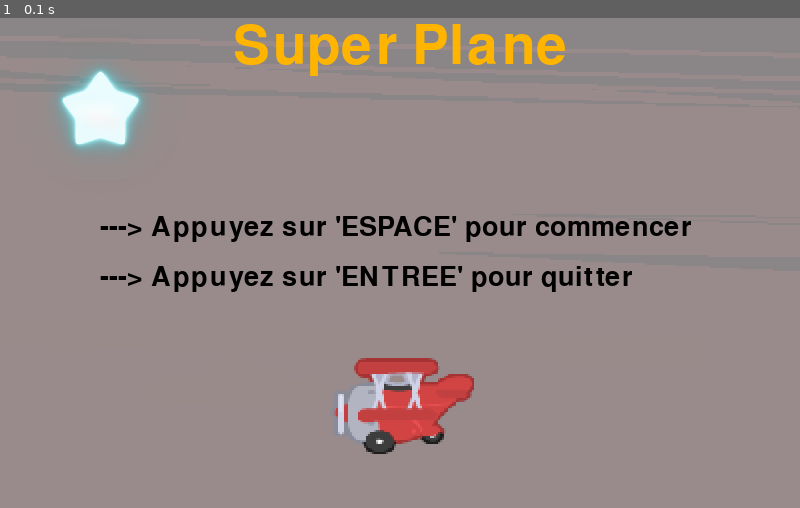
Above: before the commit, frame 1.
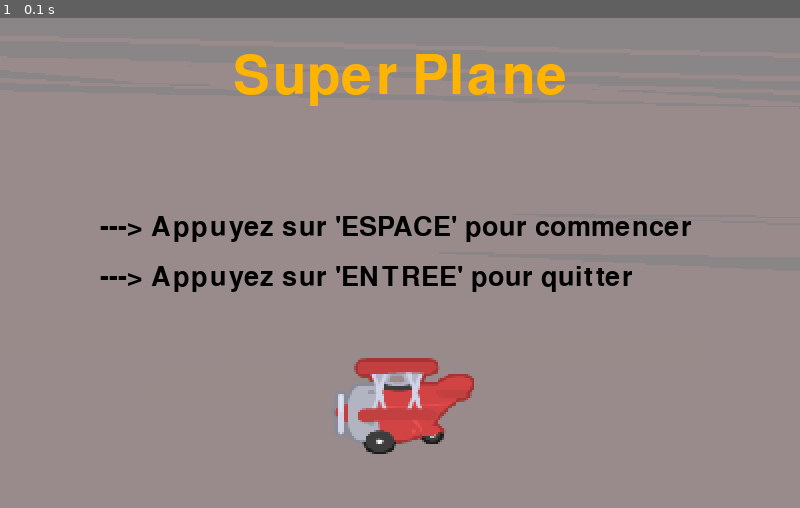
Above: after the commit, the same moment.

Repository: Ghali-Boukili/Avion-pygame
Game: pygame game, started from Ghali.jeu.py.py
Same seed, same stepped clock (60 frames per second), same inputs: the game is played once before the commit and once after it.
Inputs:
- Up to frame 1 (0.1 s): no input

The runs differ from the first frame. In frame 1, 3.9% of the frame differs, in the area x 7-71%, y 1-27%.

Commit message:
Ghali.jeu.py.py

Diff:
--- a/Ghali.jeu.py.py
+++ b/Ghali.jeu.py.py
@@ -27,6 +27,10 @@
 FondGris = pygame.transform.scale(FondGris, (800, 500))
 FondStar = pygame.image.load("star.png")
 FondStar = pygame.transform.scale(FondStar, (200, 200))
+FondEgout = pygame.image.load("fond_0.png")
+FondEgout = pygame.transform.scale(FondEgout, (800, 500))
+
+
 
 
 fontDebut1 = pygame.font.SysFont("Knewave", 40)
@@ -38,7 +42,7 @@
 
 fontDebut3 = pygame.font.SysFont("Confortaa", 80)
 texteDebut3 = fontDebut3.render("Super Plane", True, (255, 180, 0))
-positionTexteDebut3 = texteDebut3.get_rect(center=(400, 40))
+positionTexteDebut3 = texteDebut3.get_rect(center=(400, 70))
 
 fontFin = pygame.font.SysFont("Arial", 100)
 texteFin = fontFin.render("T'ES GUEZ", True, (255, 255, 255))
@@ -50,6 +54,7 @@
 # Chaque position est un couple de valeur '(x,y)'
 
 positionAvion = (728,250)
+positionAvionInitiale = positionAvion
 positionNuage = (0,9)
 
 positionAlien = (200,200)
@@ -64,10 +69,10 @@
 Nuages = [(110+i*50,40+j*40) for i in range(6) for j in range(1)]
 nouveauxNuages = (0,8)
 
-a = 3
+a = 3 # vitesse des nuages
 niveau= 1
 score = 0
-m=2
+m=2 # vitesse des aliens
 
 vies = 3
 
@@ -81,15 +86,6 @@
 rectPorte2 = pygame.Rect(Porte2[0], Porte2[1], 50, 3)
 rectPorte3 = pygame.Rect(Porte3[0], Porte1[1], 2, 62)
 
-
-
-rectAvion =  pygame.Rect(positionAvion[0],positionAvion[1], 72, 48 )
-
-for positionAlien in Aliens :
-    rectAlien = pygame.Rect(positionAlien[0], positionAlien[1], 45,40)
-
-for positionNuage in Nuages:
-    rectNuage = pygame.Rect(Porte3[0], Porte1[1], 75,70)
 
 debutJeu = False
 
@@ -103,9 +99,8 @@
         fenetre.blit(texteDebut3, positionTexteDebut3)
         fenetre.blit(imageAvion1, (330,350))
     #elif niveau == 1:
-        fenetre.blit(FondStar, (0,0))
-
-
+        #fenetre.blit(FondStar, (0,0))
+        #pygame.time.wait(2000)
     else :
         fenetre.blit(FondBleu, (0,0))
         fenetre.blit(imageAvion, positionAvion) # On dessine l'image du vaisseau à sa position
@@ -118,13 +113,16 @@
 
         pygame.draw.rect(fenetre, (0,0,0), rectPorte1, 5)
         pygame.draw.rect(fenetre, (0,0,0), rectPorte2, 5)
-        pygame.draw.rect(fenetre, (255,255,255),rectPorte3, 10)
+        pygame.draw.rect(fenetre, (255,255,255),rectPorte3, 10) # une porte qui s'affiche aléatoirement en mm position [0]
 
         for boule in boules:
             pygame.draw.circle(fenetre, (0,0,0), boule, 6)
 
+        for bombe in bombes:
+            pygame.draw.circle(fenetre, (91, 60, 17), bombe, 10)
+
         afficheBoules = arial.render("boules: "+str(nbB),True,pygame.Color(0,0,0))
-        afficheScore = arial.render("score: "+str(score),True,pygame.Color(0,0,0))
+        afficheScore = arial.render("vies: "+str(vies),True,pygame.Color(0,0,0))
         fenetre.blit(afficheScore, (730,460)) # afficher le score en bas à droite de l'ecran ainsi que le nb de boules
         fenetre.blit(afficheBoules, (730,480))
 
@@ -146,6 +144,7 @@
         elif touchesPressees[pygame.K_RETURN]:
             continuer = 0
     elif debutJeu :
+
         if touchesPressees[pygame.K_SPACE] == False:
             appui=False
         if touchesPressees[pygame.K_SPACE] == True and nbB>0 and appui == False:
@@ -173,38 +172,96 @@
     # pygame permet de fixer la vitesse de notre boucle:
     # ici on déclare 50 tours par secondes soit une animation à 50 images par secondes
     clock.tick(50)
-    positionAvion = (positionAvion[0] - 0.4, positionAvion[1])
+    if positionAvion[0] > 0 : # pour que l'avion ne sorte pas de l'écran à gauche
+        positionAvion = (positionAvion[0] - 0.5, positionAvion[1])
 
 
     dessiner()
     gererClavierEtSouris()
 
     for i in range(len(Nuages)):
-            Nuages[i] = (Nuages[i][0]+a, Nuages[i][1])
-            if Nuages[i][0] > 800:
-                Nuages[i] = nouveauxNuages
-            if score != 0 :
-                niveau += 1
-                a += 0.05
-                score = 1
+        Nuages[i] = (Nuages[i][0]+a, Nuages[i][1])
+        if Nuages[i][0] > 800:
+            Nuages[i] = nouveauxNuages # reviens à la position initiale
+        if score != 0 :
+            niveau += 1
+            a += 0.05
+            score = 1
 
 
     for i in range(len(boules)):
         boules[i]=(boules[i][0]-5,boules[i][1])
-
-
-
-
-
-    if rectAvion.colliderect(rectAlien):
-        positionAvion.remove()
-        imageAvion = imageAvionPerdu
-        for i in range(len(positionAvion)):
-            positionAvion[i] = (positionAvion[i][0],positionAvion[i][1]+4)
-
-
-
-    # On vérifie si on doit inverser la direction AVANT de rebouger encore
+        if boules[i][0]<0:
+            boules[i]=(-1,-1)
+
+    for i in range(len(bombes)):
+        bombes[i] = (bombes[i][0] + 5, bombes[i][1])
+        if bombes[i][0] > 800:
+            bombes[i] = (-1, -1)
+
+
+    if random.randint(0,100)<3: # 2 tirés
+        proba=random.randint(0,len(Aliens)-1)
+        bombes.append((Aliens[proba][0]+16,Aliens[proba][1]+30))
+
+
+
+    for positionBoule in boules:
+        rectBoule = pygame.Rect(positionBoule[0], positionBoule[1], 6, 6)
+
+    for i in range(len(bombes)):
+        rectBombe = pygame.Rect(bombes[i][0], bombes[i][1], 8, 8)
+
+    rectAvion =  pygame.Rect(positionAvion[0],positionAvion[1], 72, 48 )
+
+    for positionAlien in Aliens :
+        rectAlien = pygame.Rect(positionAlien[0], positionAlien[1], 45,40)
+
+    for positionNuage in Nuages:
+        rectNuage = pygame.Rect(Porte3[0], Porte1[1], 75,70)
+
+
+    # Gestion des collisions avec les aliens
+    for positionAlien in Aliens:
+        rectAlien = pygame.Rect(positionAlien[0], positionAlien[1], 45, 40)
+        if rectAvion.colliderect(rectAlien):
+            imageAvion = imageAvionPerdu
+             # fait tomber l'avion
+            while positionAvion[1] < 500:
+                positionAvion = (positionAvion[0], positionAvion[1] + 4)
+                dessiner()
+                clock.tick(50)
+            continuer = 0  # fin du jeu
+
+    for positionAlien in Aliens[:]:  # On parcourt une copie
+        rectAlien = pygame.Rect(positionAlien[0], positionAlien[1], 45, 40)
+        for positionBoule in boules[:]:  # Pareil pour les boules
+            rectBoule = pygame.Rect(positionBoule[0], positionBoule[1], 6, 6)
+            if rectBoule.colliderect(rectAlien):
+                Aliens.remove(positionAlien)  # Supprime l'alien
+                boules.remove(positionBoule)  # Supprime la boule
+                break  # On arrête la boucle pour cette boule
+
+    for positionBombe in bombes[:]:
+        rectBombe = pygame.Rect(positionBombe[0], positionBombe[1], 10, 10)
+        if rectBombe.colliderect(rectAvion):
+            bombes.remove(positionBombe)
+            vies = vies - 1
+            if vies == 0:
+                imageAvion = imageAvionPerdu
+                while positionAvion[1] < 500:
+                    positionAvion = (positionAvion[0], positionAvion[1] + 4)
+                    dessiner()
+                    clock.tick(50)
+                continuer = 0
+
+            # fait tomber l'avion
+
+
+
+
+
+    # On vérifie si on doit inverser la direction des aliens avant qu'ils rebougent
     for alien in Aliens:
         if alien[1] + m >= 450 or alien[1] + m <= 100:
             m = m*(-1)
@@ -217,6 +274,37 @@
 
 
 
+    # positionner les bombes des aliens
+    #if continuer != 0 :
+    #    for i in range(len(Aliens)) :
+    #        for i in range(len(bombes)):
+    #            bombes[i] = (Aliens[-1][0],Aliens[-1][1])
+    #            bombes[i] = (bombes[i][0]+5,bombes[i][1])
+
+
+
+
+
+    while (-1,-1) in boules:
+        boules.remove((-1,-1))
+
+    while (-1,-1) in bombes:
+        bombes.remove((-1,-1))
+
+    while (-1,-1) in Aliens:
+        Aliens.remove((-1,-1))
+
+
+
+
+
+
+
+
+
+
+
+
 
 ## A la fin, lorsque l'on sortira de la boucle, on demandera à Pygame de quitter proprement
 pygame.quit()
